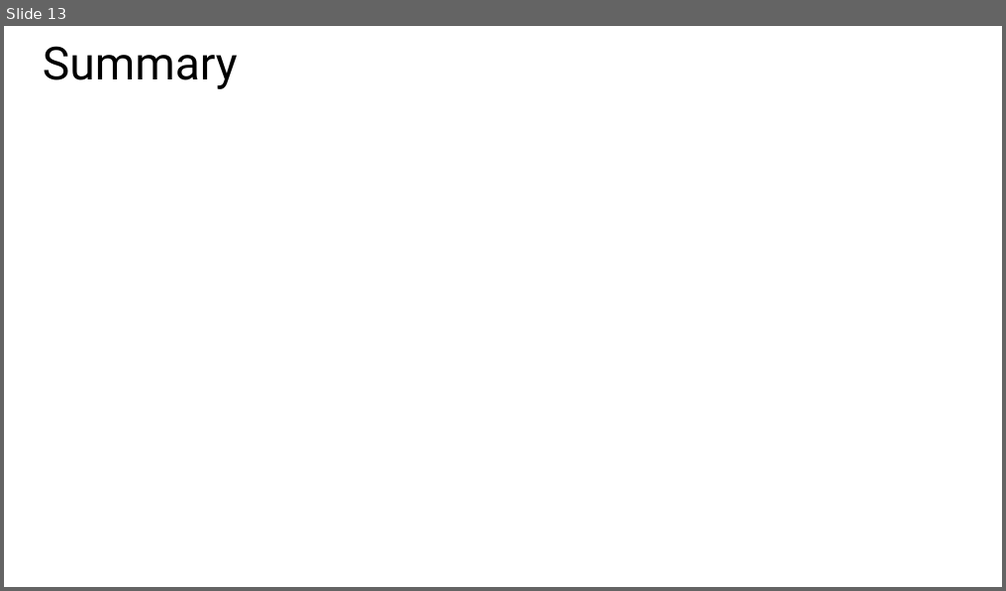
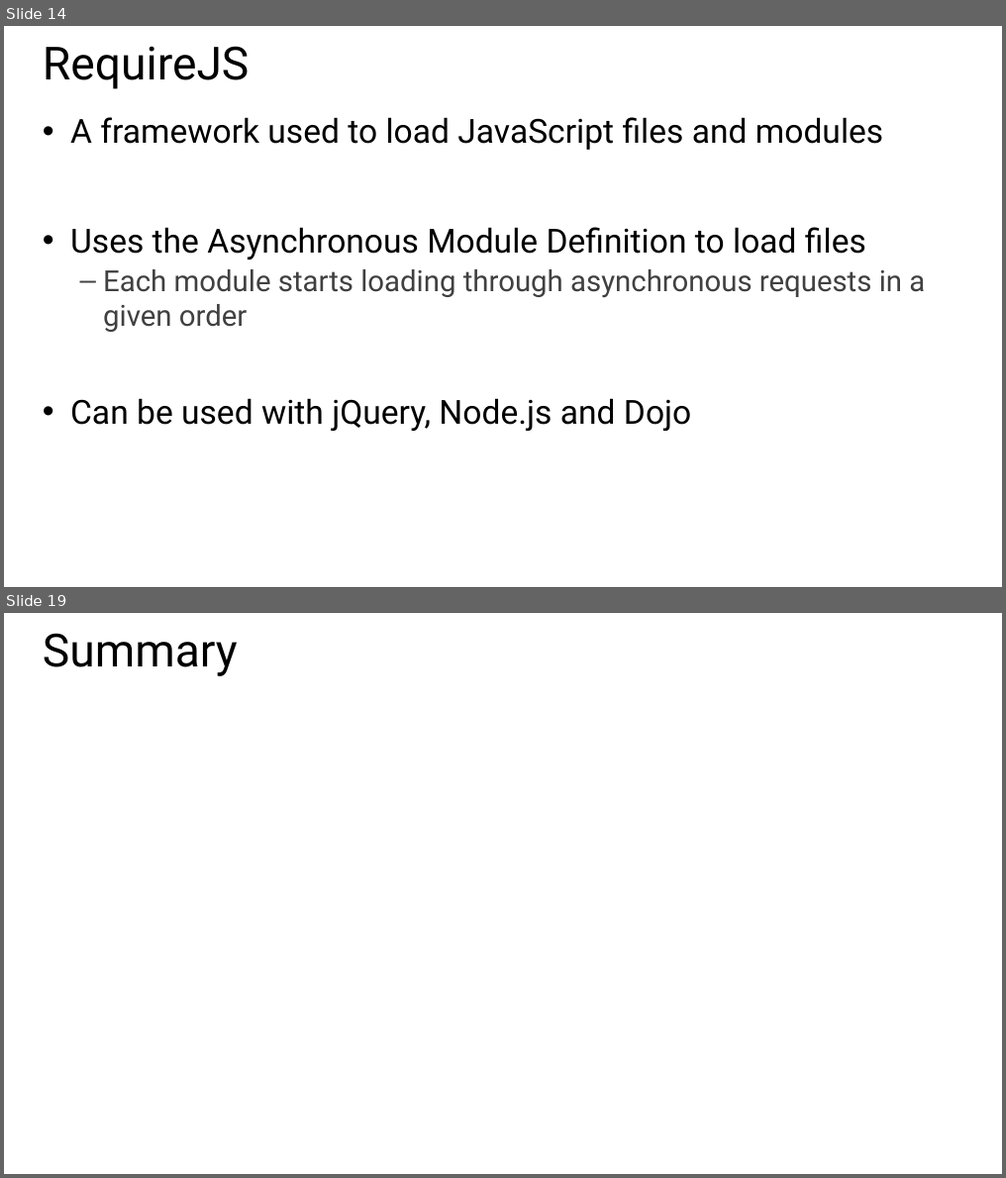
Before and after one commit to Amart85/JavaScript-Experienced-Developers, a slide deck: Slides/Module 5 - JS Libraries.pptx. Shown one above the other, each under a label of ours: slide 13 before the commit, slides 14 and 19 after it; the slides between them are not shown. The pictures are 1006x591 and 1006x1178 pixels, drawn with LibreOffice and Linux fonts; fonts in the diff are those of the drawing. Boxes give left, top, right and bottom in pixels: in the first picture for what was removed or moved away, otherwise in the second. Text is boxed around its words. In the diff, an @@ line names an element or a change of style, - is before the commit and + after.

Commit message:
Update on Module 5

```diff
--- a/Slides/Module 5 - JS Libraries.pptx
+++ b/Slides/Module 5 - JS Libraries.pptx
@@ slide 14 added at box(4, 26, 1002, 587), background #FFFFFF @@
@@ title added at box(43, 46, 249, 89), 44 pt, text #000000 @@
+RequireJS
@@ text added at box(70, 117, 925, 431), 32 pt, text #000000 @@
+• A framework used to load JavaScript files and modules
+• Uses the Asynchronous Module Definition to load files
+  – Each module starts loading through asynchronous requests in a given order
+• Can be used with jQuery, Node.js and Dojo
@@ what was slide 13 is now slide 19 @@
```
Also in this commit, not shown: 1 slide changed, 5 other slides added.
